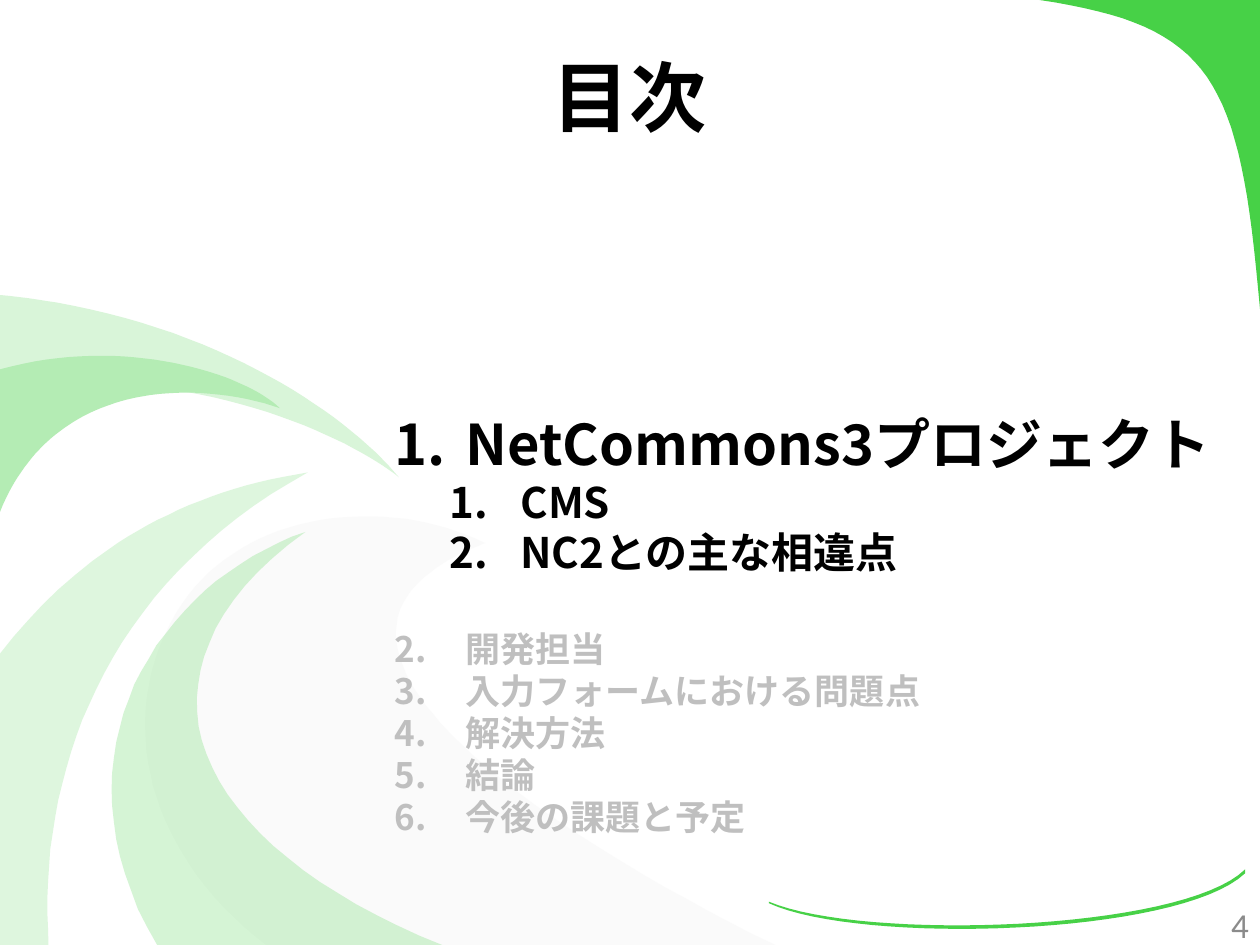
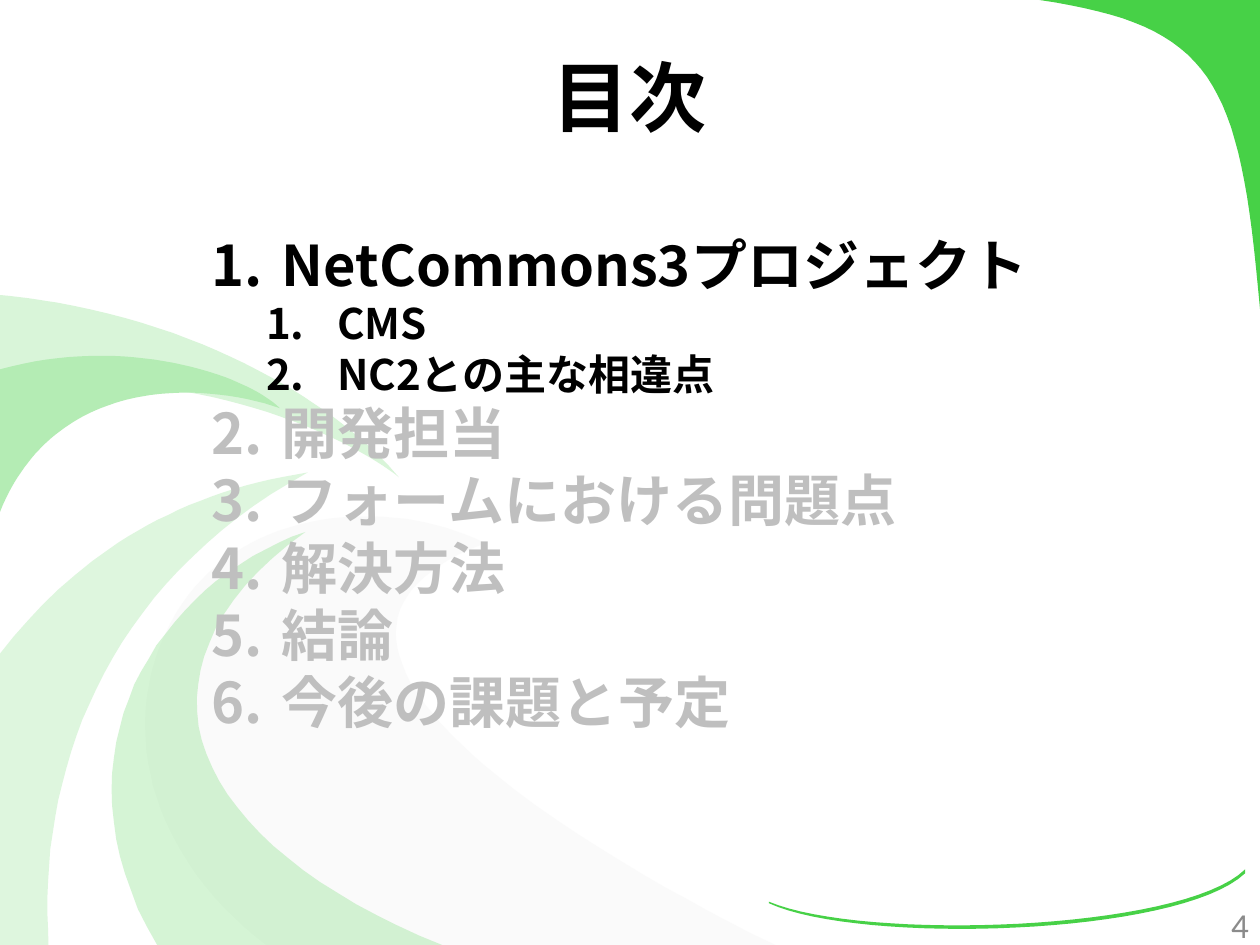
Before and after one commit to kotaro0717/Report-Management, a slide deck: slide 4 of PowerPoint/report_hokada.pptx. Drawn at 1260x945 pixels with LibreOffice and Linux fonts; fonts in the diff are those of the drawing. Boxes give left, top, right and bottom in pixels: in the first picture for what was removed or moved away, otherwise in the second. Text is boxed around its words. In the diff, an @@ line names an element or a change of style, - is before the commit and + after.

Commit message:
パワポ解決方法作成中

```diff
--- a/PowerPoint/report_hokada.pptx
+++ b/PowerPoint/report_hokada.pptx
@@ text "NetCommons3プロジェクト" moved from (x1=465, y1=417, x2=1210, y2=833) to (x1=282, y1=238, x2=1027, y2=728) @@
@@ text at (x1=282, y1=407, x2=730, y2=728): size 20 to 32 pt in "開発担当", "解決方法", "結論", "今後の課題と予定" @@
@@ text at (x1=282, y1=474, x2=897, y2=536): text changed; size 20 to 32 pt @@
-3. 入力フォームにおける問題点
+3. フォームにおける問題点
```
Also in this commit, not shown: 5 other slides changed, 18 slides added, 3 slides removed, 1 other file.
